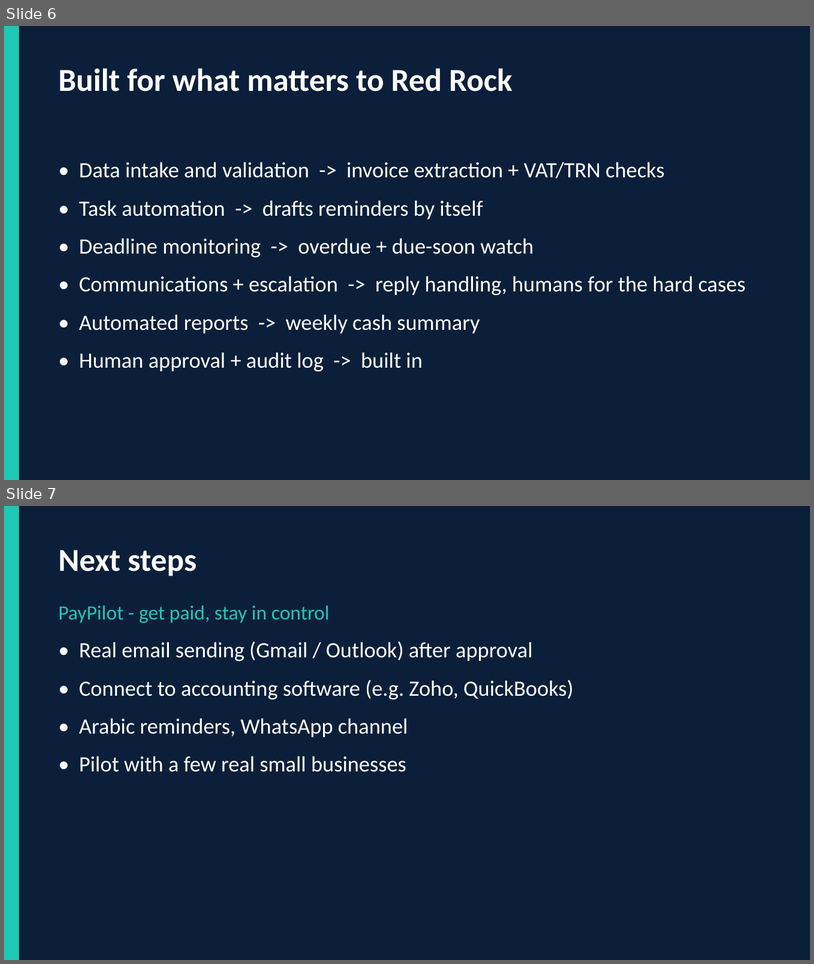
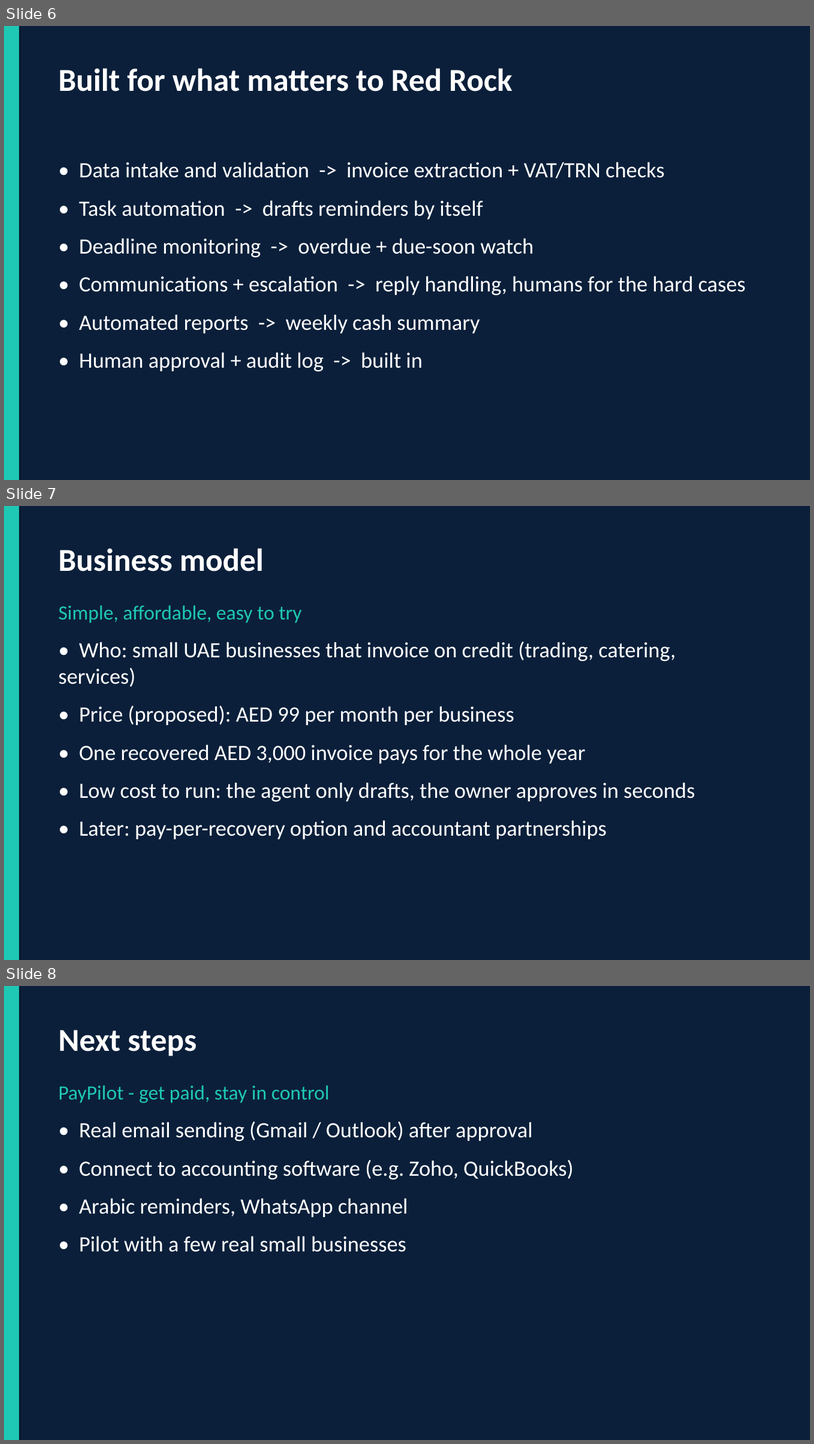
Before and after one commit to gamer066/paypilot, a slide deck: PayPilot_pitch.pptx. Shown one above the other, each under a label of ours: slides 6 and 7 before the commit, slides 6, 7 and 8 after it. The pictures are 814x964 and 814x1444 pixels, drawn with LibreOffice and Linux fonts; fonts in the diff are those of the drawing. Boxes give left, top, right and bottom in pixels: in the first picture for what was removed or moved away, otherwise in the second. Text is boxed around its words. In the diff, an @@ line names an element or a change of style, - is before the commit and + after.

```diff
--- a/PayPilot_pitch.pptx
+++ b/PayPilot_pitch.pptx
@@ slide 7 added at (4,506,810,960), background #0B1F3A @@
@@ rectangle added at (4,506,19,960), fill #1FC8B4 @@
@@ text added at (59,548,264,571), 38 pt, text #FFFFFF, bold @@
+Business model
@@ text added at (59,605,302,623), 24 pt, text #1FC8B4 @@
+Simple, affordable, easy to try
@@ text added at (59,641,695,839), 26 pt, text #FFFFFF @@
+• Who: small UAE businesses that invoice on credit (trading, catering, services)
+• Price (proposed): AED 99 per month per business
+• One recovered AED 3,000 invoice pays for the whole year
+• Low cost to run: the agent only drafts, the owner approves in seconds
+• Later: pay-per-recovery option and accountant partnerships
@@ what was slide 7 is now slide 8 @@
```
Also in this commit, not shown: 13 other files.
